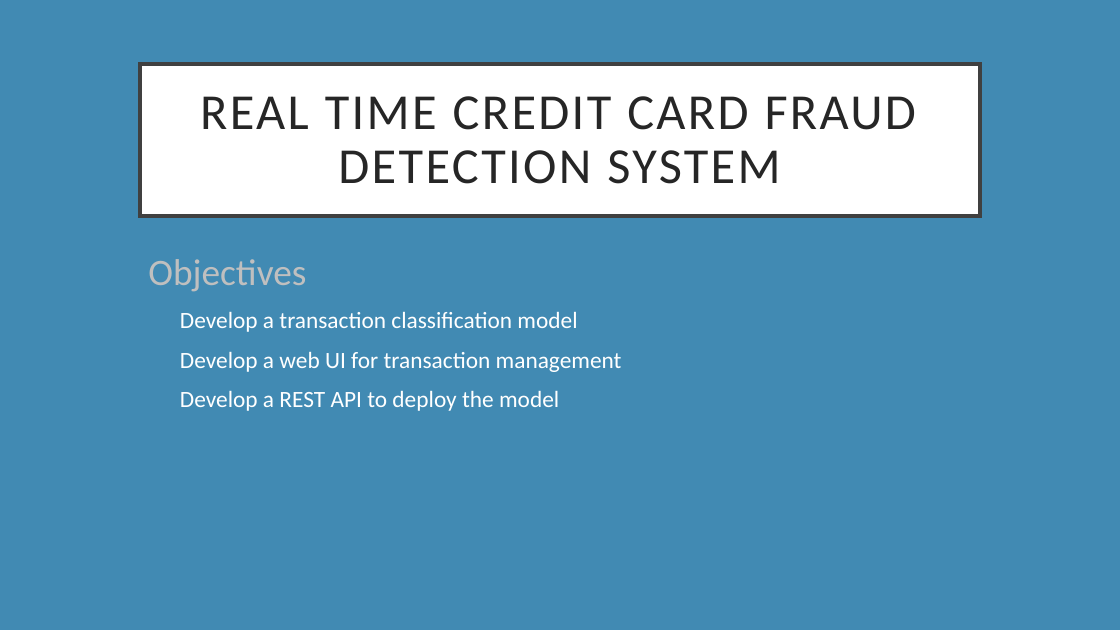
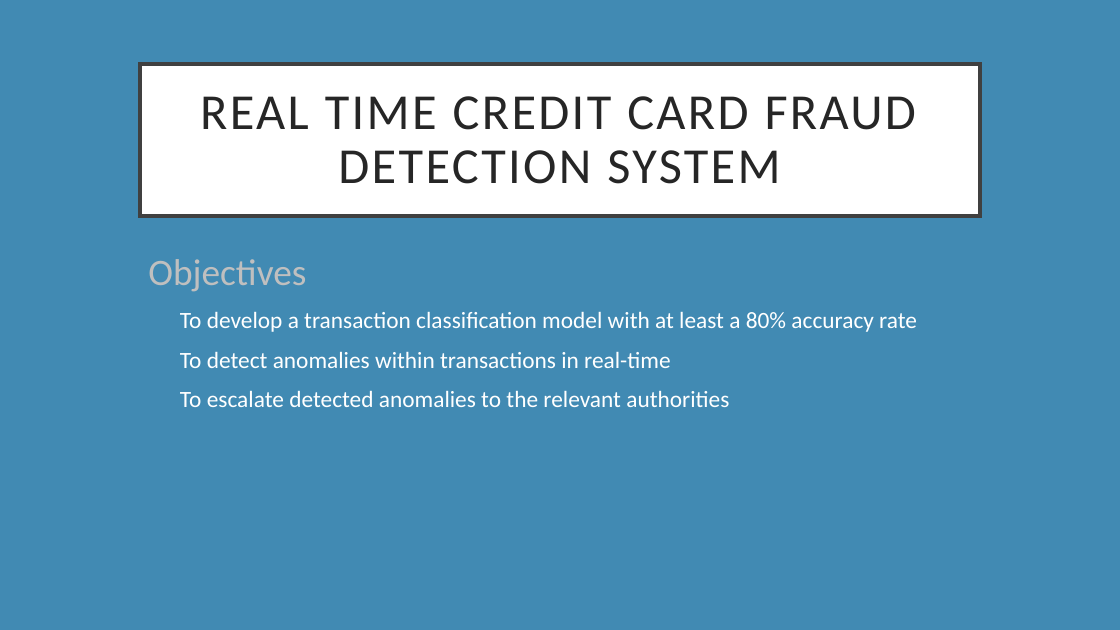
Before and after one commit to nyashaChiza/Real-Time-Credit-Card-Transaction-Fraud-Detection, a slide deck: slide 1 of documentation/Real Time Credit Card Fraud detection System presentation 2.pptx. Drawn at 1120x630 pixels with LibreOffice and Linux fonts; fonts in the diff are those of the drawing. Boxes give left, top, right and bottom in pixels: in the first picture for what was removed or moved away, otherwise in the second. Text is boxed around its words. In the diff, an @@ line names an element or a change of style, - is before the commit and + after.

Commit message:
ppt

```diff
--- a/documentation/Real Time Credit Card Fraud detection System presentation 2.pptx
+++ b/documentation/Real Time Credit Card Fraud detection System presentation 2.pptx
@@ subtitle at [180, 312, 917, 407]: text changed @@
-• Develop a transaction classification model
-• Develop a web UI for transaction management
-• Develop a REST API to deploy the model
+• To develop a transaction classification model with at least a 80% accuracy rate
+• To detect anomalies within transactions in real-time
+• To escalate detected anomalies to the relevant authorities
```
